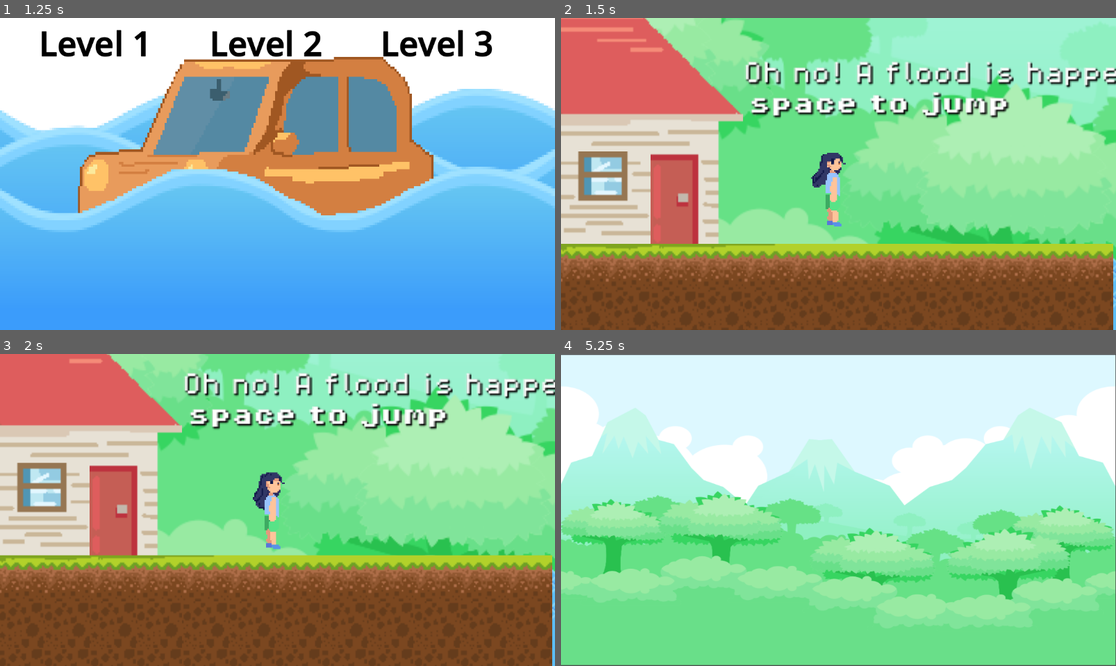
Above: before the commit, frames 1-4 (two rows, left to right).
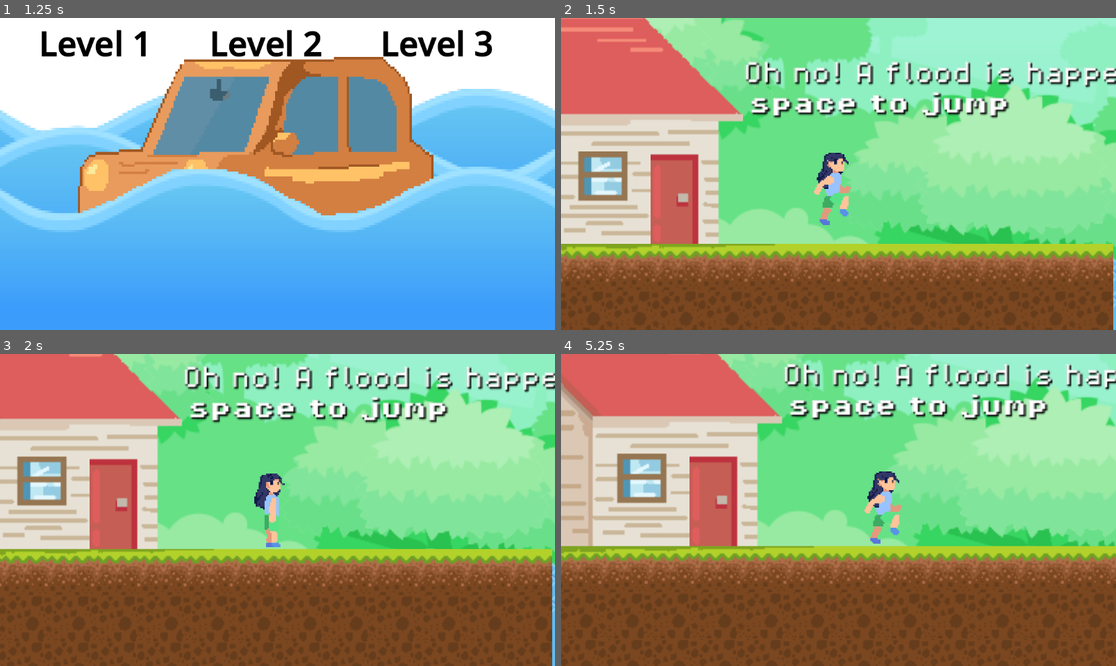
Above: after the commit, the same moments.

Repository: Jeijito/Hackaton-Floody-Plan
Game: Godot game, scene res://Scene/UI/main.tscn
Same seed, same stepped clock (60 frames per second), same inputs: the game is played once before the commit and once after it.
Inputs (mouse positions are in pixels of both pictures, inside the frame that each line leads up to):
- Up to frame 1 (1.25 s): click "Play" at 0.5 s
- Up to frame 2 (1.5 s): click "Level 1" at 1.25 s
- Up to frame 3 (2 s): no input
- Up to frame 4 (5.25 s): hold Right (move_right) 2.03-3.5 s; tap Space (jump) at 2.1, 2.27, 2.57, 2.85, 3.02, 3.32, 4.35, 5.1 s; click (827, 463) at 3.5 s, where only the run after the commit has a clickable "RESTART"; hold Left (move_left) 4.28-5.03 s; hold Right (move_right) from 5.03 s (still down)

Frame 1 is identical in both runs. In frame 2, 0.8% of the frame differs, in the area x 45-53%, y 43-67%; in frame 3, 23%; in frame 4, 98%, in the area x 0-100%, y 0-100%.

Commit message:
hihi

Diff:
--- a/Scene/Characters/character_body_2d.tscn
+++ b/Scene/Characters/character_body_2d.tscn
@@ -24,9 +24,9 @@
 atlas = ExtResource("4_6ku76")
 region = Rect2(0, 7, 64, 57)
 
-[sub_resource type="AtlasTexture" id="AtlasTexture_jbwvk"]
+[sub_resource type="AtlasTexture" id="AtlasTexture_sb7o8"]
 atlas = ExtResource("7_r5xdj")
-region = Rect2(0, 8, 64, 56)
+region = Rect2(0, 9, 64, 55)
 
 [sub_resource type="AtlasTexture" id="AtlasTexture_ypas3"]
 atlas = ExtResource("5_3hrt8")
@@ -70,11 +70,11 @@
 }, {
 "frames": [{
 "duration": 1.0,
-"texture": SubResource("AtlasTexture_jbwvk")
+"texture": SubResource("AtlasTexture_sb7o8")
 }],
 "loop": true,
 "name": &"jump",
-"speed": 1.0
+"speed": 2.65
 }, {
 "frames": [{
 "duration": 1.0,
@@ -120,7 +120,7 @@
 
 [sub_resource type="CapsuleShape2D" id="CapsuleShape2D_s7tt8"]
 radius = 20.0
-height = 60.0
+height = 58.0
 
 [node name="CharacterBody2D" type="CharacterBody2D"]
 texture_filter = 1
@@ -133,6 +133,7 @@
 autoplay = "idle"
 
 [node name="CollisionShape2D" type="CollisionShape2D" parent="."]
+position = Vector2(-1, -4)
 shape = SubResource("CapsuleShape2D_s7tt8")
 
 [node name="jump_sounds" type="AudioStreamPlayer2D" parent="."]
--- a/Scripts/character_body_2d.gd
+++ b/Scripts/character_body_2d.gd
@@ -12,6 +12,7 @@
 var on_ground = false
 @onready var animated_sprite = $AnimatedSprite2D
 @onready var jump_sounds = $jump_sounds
+var direction
 
 func _physics_process(delta):
 	gravity = (2 * jump_height) / pow(time_jump_apex, 2)
@@ -23,27 +24,36 @@
 	else:
 		on_ground = false
 
+	if alive:
+		direction = Input.get_axis("move_left", "move_right")
+
+	if direction > 0 and alive:
+		animated_sprite.flip_h = false
+	elif direction < 0 and alive:
+		animated_sprite.flip_h = true
+
 	# Add the gravity.
 
 	# Handle jump.
 	if Input.is_action_pressed("move_left") and alive:
-		animated_sprite.flip_h = true
 		velocity.x = -speed
-		animated_sprite.play("run")
 	elif Input.is_action_pressed("move_right") and alive:
-		animated_sprite.flip_h = false
 		velocity.x = speed
 		animated_sprite.play("run")
+	elif Input.is_action_just_pressed("jump") and alive:
+		jump_sounds.play()
+		velocity.y = -jump_velocity
+		on_ground = false
 	else:
-		animated_sprite.play("idle")
 		velocity.x = 0
 
-	if Input.is_action_just_pressed("jump") and alive:
-		if on_ground:
-			animated_sprite.play("jump")
-			jump_sounds.play()
-			velocity.y = -jump_velocity
-			on_ground = false
+	if is_on_floor() and alive:
+		if direction == 0:
+			animated_sprite.play("idle")
+		else:
+			animated_sprite.play("run")
+	else:
+		animated_sprite.play("jump")
 
 
 	# Get the input direction and handle the movement/deceleration.
